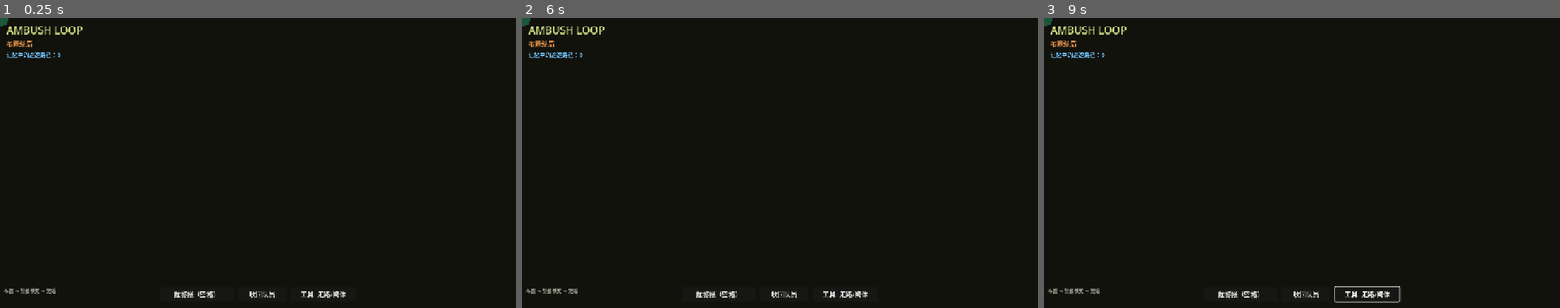
Above: before the commit, frames 1-3 (left to right).
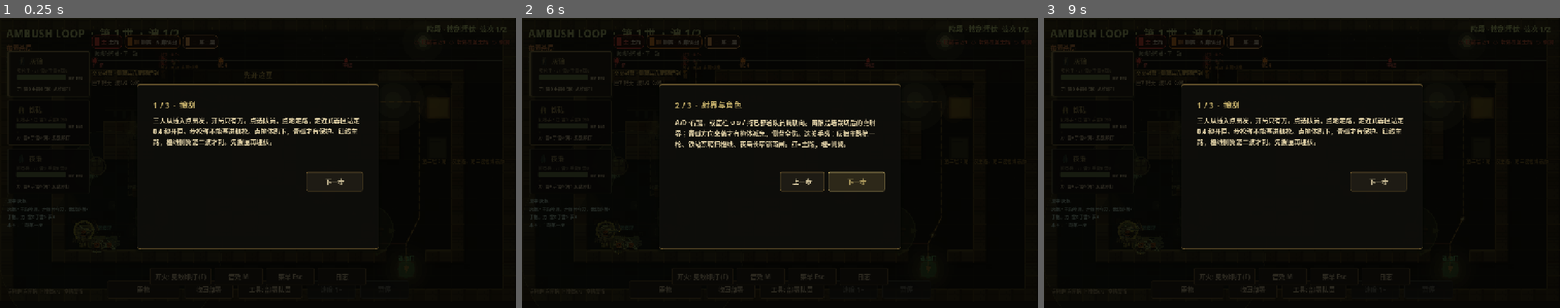
Above: after the commit, the same moments.

Repository: hailinsu-create/new
Game: Godot game, scene res://scenes/main.tscn
Two runs of this game, one before a commit and one after it. Both use one fixed random seed, a clock stepped at 60 frames per second and the inputs below. This scene is started directly instead of the project's main scene.
Inputs (mouse positions are in pixels of both pictures, inside the frame that each line leads up to):
- Up to frame 1 (0.25 s): no input
- Up to frame 2 (6 s): click "拉警报（空格）" (after the commit: "需枪") at 0.5 s; click "收回队员" (after the commit: "收回部署") at 1.25 s; click "工具: 走路/掩体" (after the commit: "工具: 部署队员") at 2 s; click (702, 276) at 2.75 s, where only the run after the commit has a clickable "开火: 见敌即打 (F)"; click (759, 276) at 3.5 s, where only the run after the commit has a clickable "音效 M"; click (810, 276) at 4.25 s, where only the run after the commit has a clickable "菜单 Esc"; click (862, 276) at 5 s, where only the run after the commit has a clickable "日志"; click (857, 180) at 5.75 s, where only the run after the commit has a clickable "下一步"
- Up to frame 3 (9 s): click (1322, 180) at 6.5 s, where only the run after the commit has a clickable "上一步"; tap Enter at 7.25 s; move the mouse to (1415, 148) at 7.27 s; hold Right 7.28-8 s; hold Space (sound_alarm) 7.28-8 s; click (1415, 148) at 7.42 s; tap R (reset_run) at 8, 8.75 s; drag from (1198, 177) to (1276, 221) at 8.02 s; move the mouse to (1353, 99) at 8.77 s; hold Right from 8.78 s (still down); tap P at 8.85 s

The runs differ from the first frame. In frame 1, 3.4% of the frame differs, in the area x 0-98%, y 0-97%; in frame 2, 4.4%; in frame 3, 3.6%.
Error before the commit: Parse Error: Could not preload resource script "res://scripts/fx/trap_path_fx.gd". (res://scripts/main.gd:26)

Commit message:
fix(art): trap boot-print left flag no longer shadows the arrow
SETUP trap ghosts failed to parse because boot prints reused left.
Rename the flag so the dashed route still stamps mud prints.

Co-authored-by: hailinsu-create <hailinsu-create@users.noreply.github.com>

Diff:
--- a/ambush_loop/scripts/fx/trap_path_fx.gd
+++ b/ambush_loop/scripts/fx/trap_path_fx.gd
@@ -132,8 +132,8 @@
 		var bp := _point_along(fmod(0.08 + float(i) / float(boot_n) + _pip * 0.04, 1.0))
 		var nxt := _point_along(fmod(0.08 + float(i) / float(boot_n) + 0.04, 1.0))
 		var ang := (nxt - bp).angle() + PI * 0.5
-		var left := (i % 2) == 0
-		var off := Vector2(cos(ang), sin(ang)) * (3.2 if left else -3.2)
+		var boot_left := (i % 2) == 0
+		var off := Vector2(cos(ang), sin(ang)) * (3.2 if boot_left else -3.2)
 		var p := bp + off
 		draw_colored_polygon(
 			PackedVector2Array([
